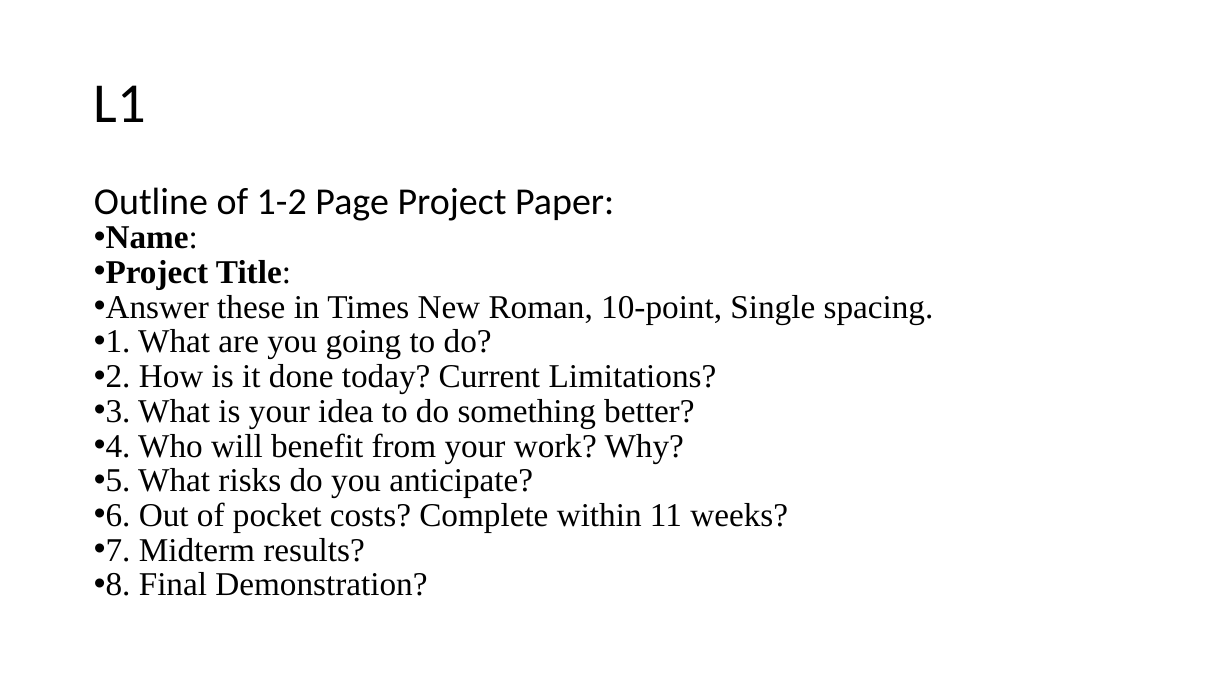
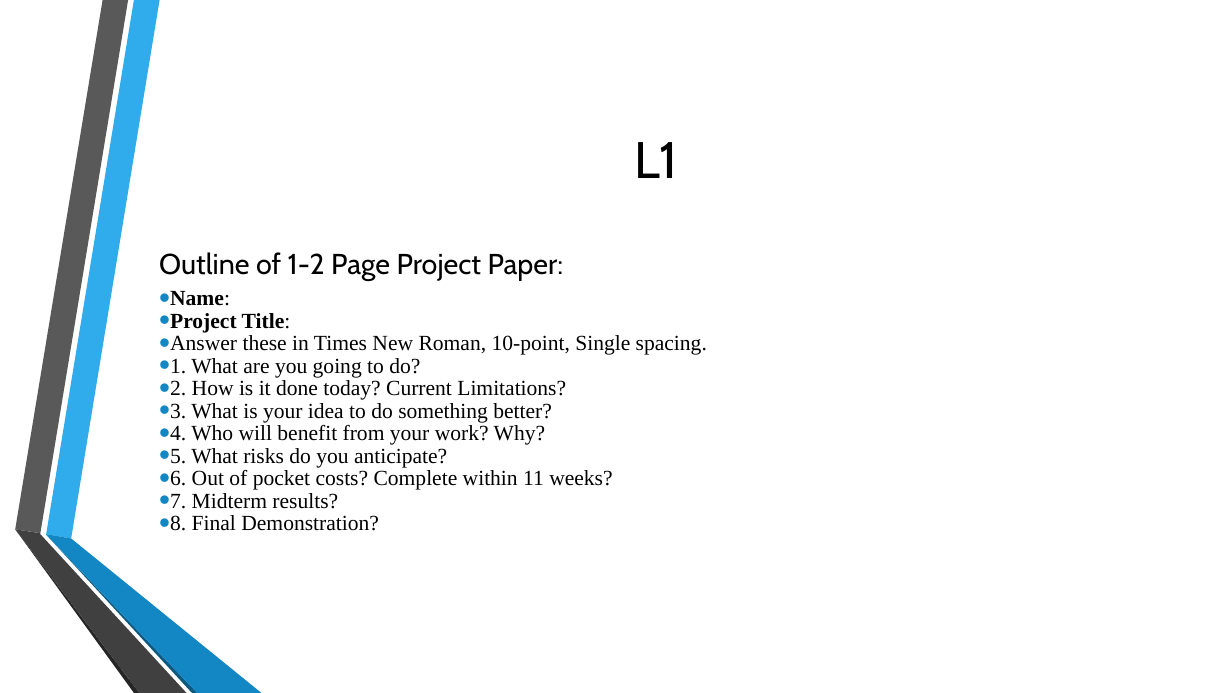
Before and after one commit to ADA-GWU/guidedresearchproject-aliasgerovs, a slide deck: slide 5 of presentations/Final_Presentation.pptx (slide 3 before the commit). Drawn at 1232x693 pixels with LibreOffice and Linux fonts; fonts in the diff are those of the drawing; background and template pictures are left out. Boxes give left, top, right and bottom in pixels: in the first picture for what was removed or moved away, otherwise in the second. Text is boxed around its words. In the diff, an @@ line names an element or a change of style, - is before the commit and + after.

```diff
--- a/presentations/Final_Presentation.pptx
+++ b/presentations/Final_Presentation.pptx
@@ title "L1" moved from (x1=94, y1=85, x2=146, y2=122) to (x1=635, y1=142, x2=678, y2=178) @@
@@ title "L1" at (x1=635, y1=142, x2=678, y2=178): size 44 to 40 pt, font Calibri to Cabin; alignment left to centre; line spacing 0.9 to 1 @@
@@ text "Outline of 1-2 Page Project ..." moved from (x1=94, y1=187, x2=934, y2=596) to (x1=170, y1=254, x2=707, y2=531) @@
@@ text "Outline of 1-2 Page Project ..." at (x1=170, y1=254, x2=707, y2=531): size 29.6 to 22.4 pt, font Calibri to Cabin in "Outline of 1-2 Page Project Paper:"; size 25.9 to 16.8 pt; line spacing 0.7 to 1; indent changed; vertical alignment top to middle @@
@@ group added at (x1=15, y1=0, x2=262, y2=693): 6 freeform shapes @@
```
Also in this commit, not shown: 2 other slides changed, 3 slides added, 1 slide removed.
